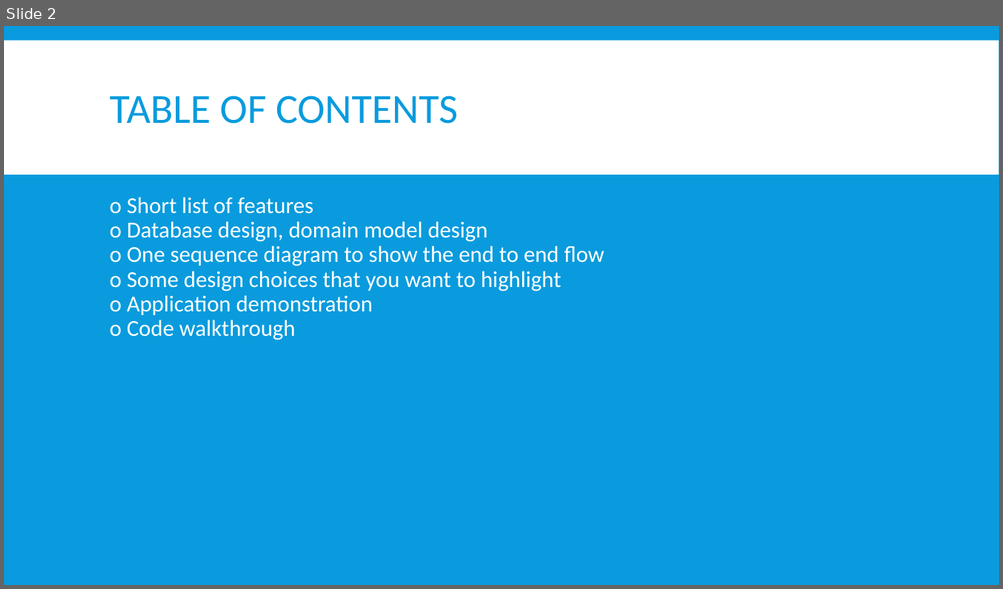
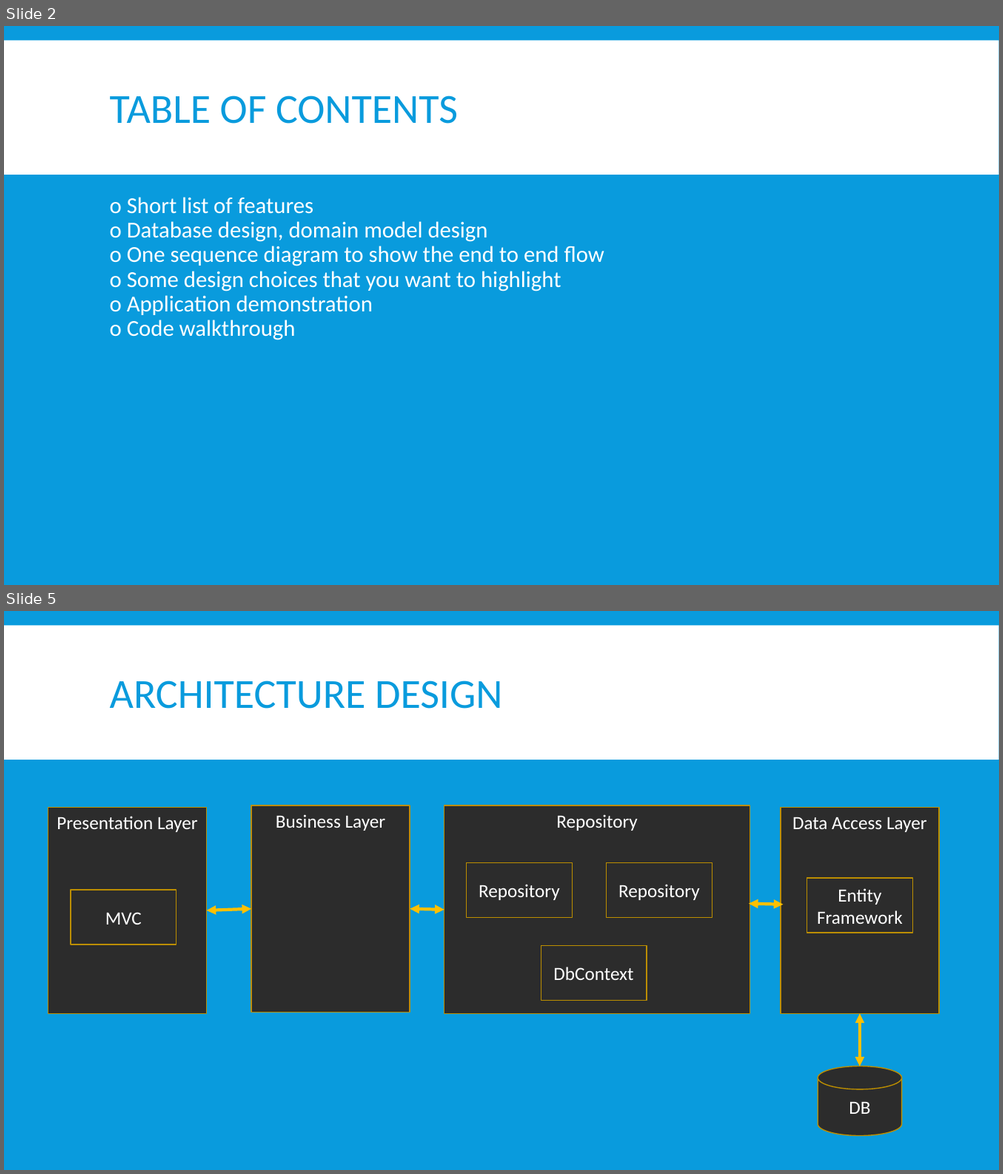
Before and after one commit to chenghao1983/9EA0F9C3-119A-4D20-9D56-E444CBEC5925_Active_Learning_Group4, a slide deck: Doc/Active_Learning_Group4_Presentation.pptx. Shown one above the other, each under a label of ours: slide 2 before the commit, slides 2 and 5 after it; the slides between them are not shown. The pictures are 1003x589 and 1003x1174 pixels, drawn with LibreOffice and Linux fonts; fonts in the diff are those of the drawing. Boxes give left, top, right and bottom in pixels: in the first picture for what was removed or moved away, otherwise in the second. Text is boxed around its words. In the diff, an @@ line names an element or a change of style, - is before the commit and + after.

Commit message:
Update ppt

```diff
--- a/Doc/Active_Learning_Group4_Presentation.pptx
+++ b/Doc/Active_Learning_Group4_Presentation.pptx
@@ slide 5 added at box(4, 611, 999, 1170), background #099BDD; not listed: 1 template element that a slide beside it also shows @@
@@ title added at box(110, 681, 502, 709), 40 pt, text #099BDD @@
+ARCHITECTURE DESIGN
@@ group added at box(48, 806, 939, 1136): 9 rectangles, 4 double arrows, 1 cylinder @@
+Presentation Layer
+Repository
+Repository
+Repository
+DbContext
+Business Layer
+Data Access Layer
+Entity Framework
+MVC
+DB
```
Also in this commit, not shown: 4 other slides added.
